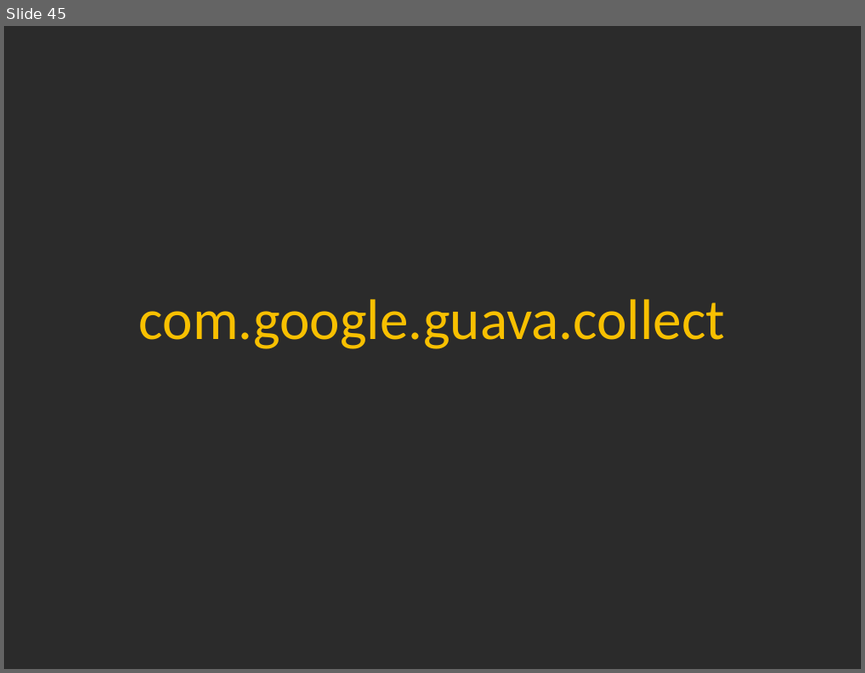
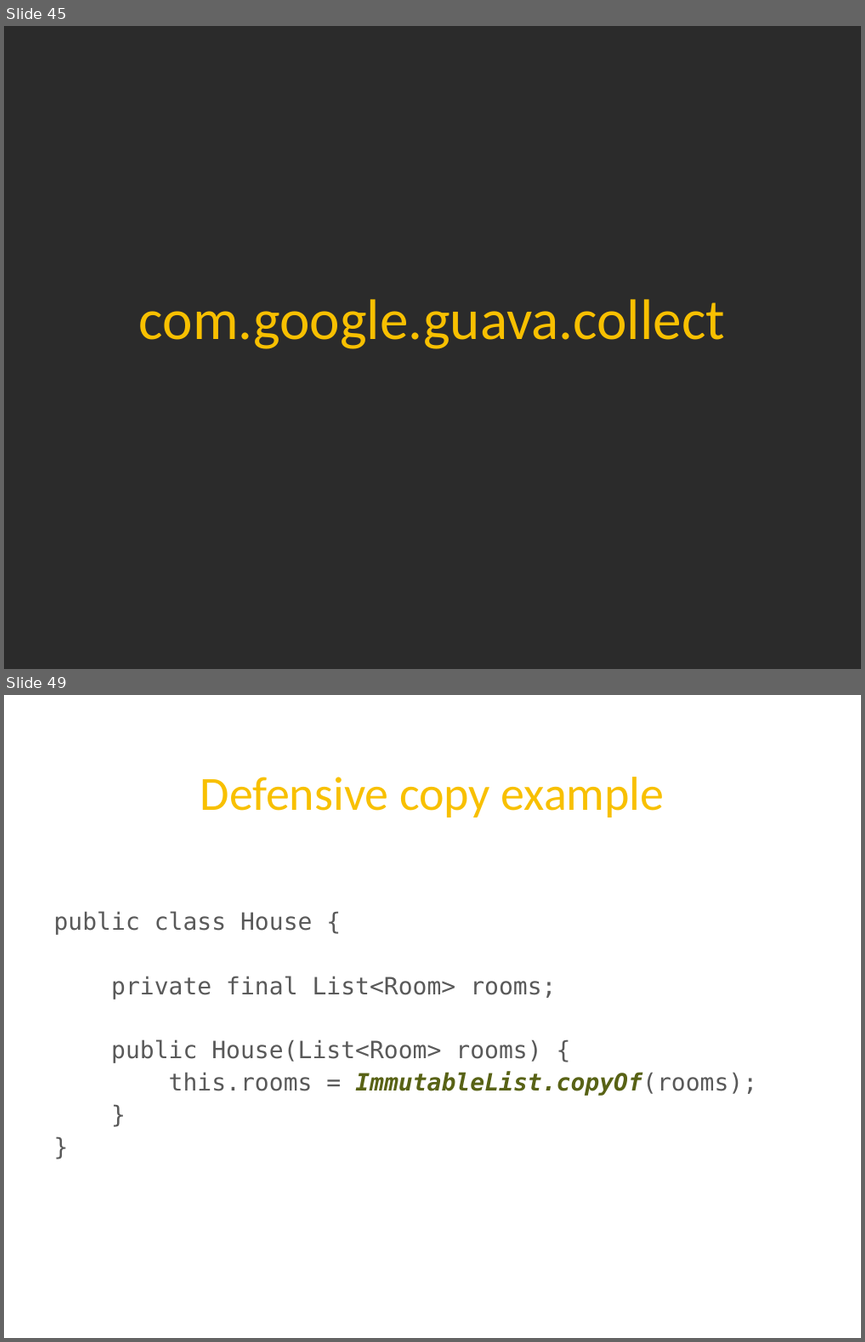
Before and after one commit to twoqubed/JavaMUG-Guava, a slide deck: JavaMUG - Guava.pptx. Shown one above the other, each under a label of ours: slide 45 before the commit, slides 45 and 49 after it; the slides between them are not shown. The pictures are 865x673 and 865x1342 pixels, drawn with LibreOffice and Linux fonts; fonts in the diff are those of the drawing; background and template pictures are left out; a plain dark background stands for a picture behind light text. Boxes give left, top, right and bottom in pixels: in the first picture for what was removed or moved away, otherwise in the second. Text is boxed around its words. In the diff, an @@ line names an element or a change of style, - is before the commit and + after.

```diff
--- a/JavaMUG - Guava.pptx
+++ b/JavaMUG - Guava.pptx
@@ slide 49 added at bbox=[4, 695, 861, 1338], background picture (left out) @@
@@ title added at bbox=[200, 777, 664, 817], 40 pt, text #F8C000 @@
+Defensive copy example
@@ text added at bbox=[54, 911, 757, 1095], 20 pt, text #595959 @@
+public class House {
+private final List<Room> rooms;
+public House(List<Room> rooms) {
+this.rooms = ImmutableList.copyOf(rooms);
+}
+}
```
Also in this commit, not shown: 3 other slides added, 5 other files.
